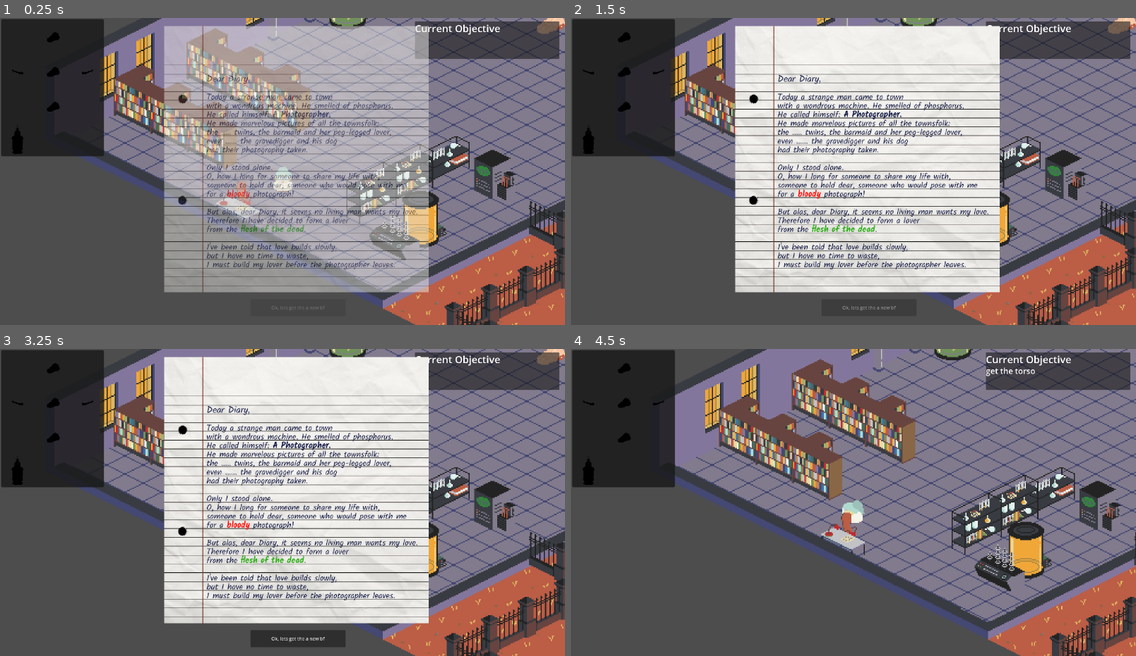
Above: before the commit, frames 1-4 (two rows, left to right).
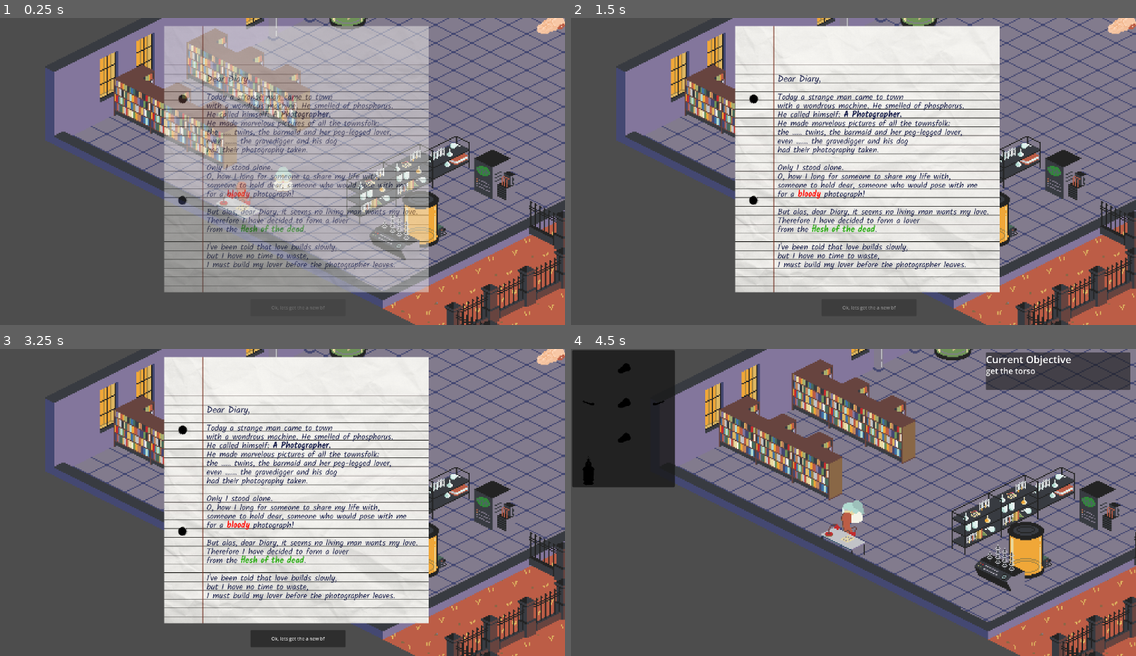
Above: after the commit, the same moments.

Repository: ekaktusz/screamjam2024
Game: Godot game, scene res://Scenes/Screens/Game/game.tscn
Two runs of this game, one before a commit and one after it. Both use one fixed random seed, a clock stepped at 60 frames per second and the inputs below.
Inputs:
- Up to frame 1 (0.25 s): no input
- Up to frame 2 (1.5 s): hold Right (ui_right) 0.53-1.28 s; hold E (interact) 0.53-1.28 s; tap Enter at 1.25 s; hold Down (ui_down) from 1.28 s (still down); tap E (interact) at 1.35 s
- Up to frame 3 (3.25 s): tap Space at 2 s; release Down (ui_down) at 2.03 s; hold Right (ui_right) 2.03-2.78 s; hold E (interact) 2.03-2.78 s; tap Enter at 2.75 s; hold Up (ui_up) from 2.78 s (still down); tap E (interact) at 2.85 s
- Up to frame 4 (4.5 s): release Up (ui_up) at 3.5 s; click "Ok, lets get the a new bf" at 3.5 s; hold Left (ui_left) from 4.28 s (still down); hold E (interact) from 4.28 s (still down)

The runs differ from the first frame. In frame 1, 11% of the frame differs, in the area x 0-99%, y 0-46%; in frame 2, 11%; in frame 3, 11%; in frame 4, nothing differs.

Commit message:
hud not visible in intro

Diff:
--- a/Scenes/HUD/hud.gd
+++ b/Scenes/HUD/hud.gd
@@ -1,5 +1,6 @@
 extends Node2D
 
+@onready var canvas_layer: CanvasLayer = $CanvasLayer
 @onready var objective_text: Label = $CanvasLayer/CurrentObjective/ObjectiveText
 @onready var inventory: Control = $CanvasLayer/Inventory
 
@@ -20,38 +21,46 @@
 	objective_text.modulate = Color(1, 1, 1, 1)
 
 func _process(delta: float) -> void:
-	if Globals != null:
-		if previous_objective != Globals.current_objective:
-			# Objective changed, start the effect
-			effect_timer = EFFECT_DURATION
-			previous_objective = Globals.current_objective
+	if Globals == null:
+		return
 
-			# Create scale animation
-			var tween = create_tween()
-			tween.set_parallel(true)  # Allow multiple properties to animate at once
+	canvas_layer.visible = Globals.hud_visible
 
-			# Scale up quickly
-			tween.tween_property(objective_text, "scale",
-				original_scale * SCALE_MULTIPLIER, 0.1)
-			# Scale back to normal
-			tween.chain().tween_property(objective_text, "scale",
-				original_scale, 0.2)
+	if not canvas_layer.visible:
+		return
 
-		objective_text.text = Globals.current_objective
 
-		# Handle the glow effect
-		if effect_timer > 0:
-			effect_timer -= delta
-			var effect_progress = effect_timer / EFFECT_DURATION
+	if previous_objective != Globals.current_objective:
+		# Objective changed, start the effect
+		effect_timer = EFFECT_DURATION
+		previous_objective = Globals.current_objective
 
-			# Calculate glow and fade
-			var glow = 1.0 + (MAX_GLOW * effect_progress)
+		# Create scale animation
+		var tween = create_tween()
+		tween.set_parallel(true)  # Allow multiple properties to animate at once
 
-			# Apply the glow effect
-			objective_text.modulate = Color(glow, glow, glow, 1.0)
-		else:
-			# Reset to normal state
-			objective_text.modulate = Color(1, 1, 1, 1)
+		# Scale up quickly
+		tween.tween_property(objective_text, "scale",
+			original_scale * SCALE_MULTIPLIER, 0.1)
+		# Scale back to normal
+		tween.chain().tween_property(objective_text, "scale",
+			original_scale, 0.2)
+
+	objective_text.text = Globals.current_objective
+
+	# Handle the glow effect
+	if effect_timer > 0:
+		effect_timer -= delta
+		var effect_progress = effect_timer / EFFECT_DURATION
+
+		# Calculate glow and fade
+		var glow = 1.0 + (MAX_GLOW * effect_progress)
+
+		# Apply the glow effect
+		objective_text.modulate = Color(glow, glow, glow, 1.0)
+	else:
+		# Reset to normal state
+		objective_text.modulate = Color(1, 1, 1, 1)
 
 func _input(event):
 	if event.is_action_pressed("open_inventory"):
--- a/Scenes/Labor/diary.gd
+++ b/Scenes/Labor/diary.gd
@@ -40,5 +40,6 @@
 
 func _on_fade_out_finsihed():
 	Globals.player_movement_blocked = false
+	Globals.hud_visible = true
 	Globals.current_objective = "get the torso"
 	queue_free()
--- a/globals.gd
+++ b/globals.gd
@@ -4,3 +4,5 @@
 
 var current_objective: String = ""
 var player_movement_blocked: bool = false
+
+var hud_visible = false
